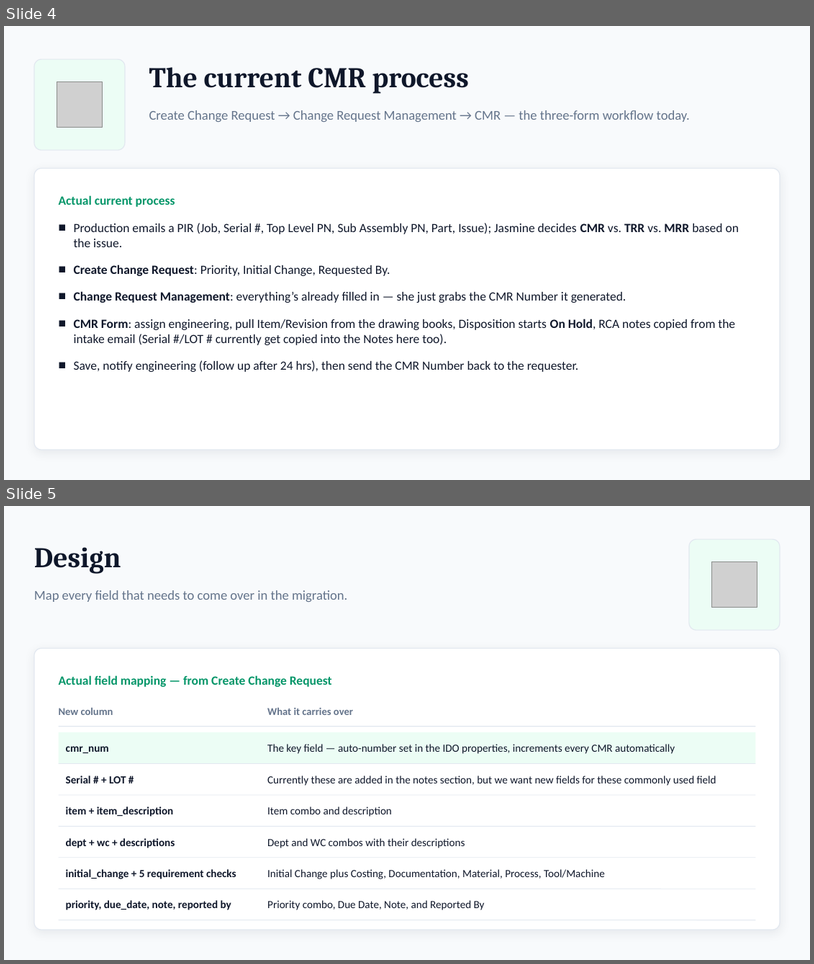
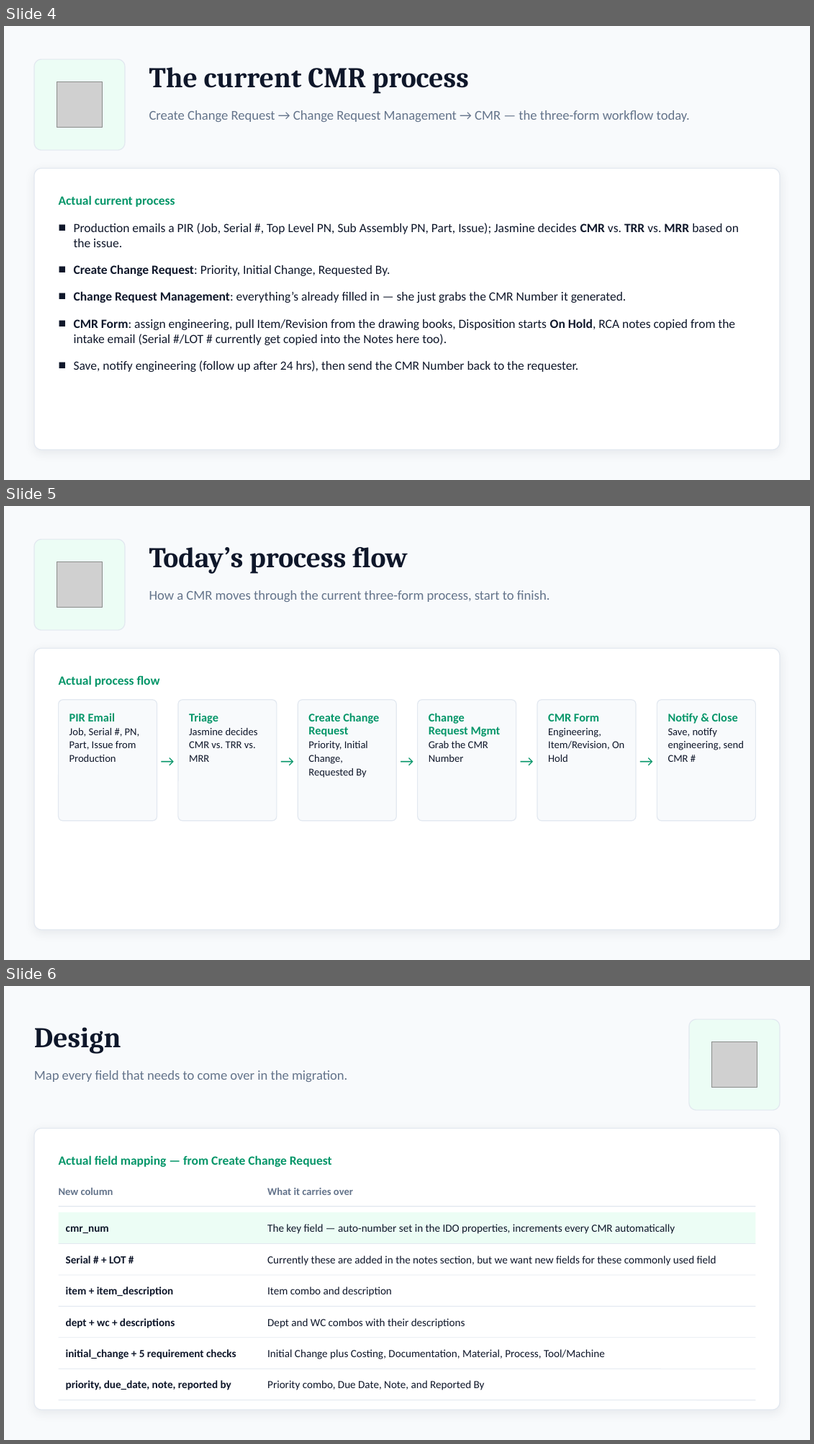
Before and after one commit to Enflite/eCMRs, a slide deck: docs/presentations/eCMRs_plan.pptx. Shown one above the other, each under a label of ours: slides 4 and 5 before the commit, slides 4, 5 and 6 after it. The pictures are 814x964 and 814x1444 pixels, drawn with LibreOffice and Linux fonts; fonts in the diff are those of the drawing; grey boxes stand for pictures. Boxes give left, top, right and bottom in pixels: in the first picture for what was removed or moved away, otherwise in the second. Text is boxed around its words. In the diff, an @@ line names an element or a change of style, - is before the commit and + after.

```diff
--- a/docs/presentations/eCMRs_plan.pptx
+++ b/docs/presentations/eCMRs_plan.pptx
@@ slide 5 added at bbox=[4, 506, 810, 960], background #F8FAFC @@
@@ rounded rectangle added at bbox=[34, 539, 125, 630], fill #ECFDF5, outline #E2E8F0 1 pt @@
@@ text added at bbox=[149, 547, 408, 574], 34 pt, text #0F172A, bold @@
+Today’s process flow
@@ picture added at bbox=[57, 562, 103, 608] @@
@@ text added at bbox=[149, 590, 550, 602], 16 pt, text #64748B @@
+How a CMR moves through the current three-form process, start to finish.
@@ rounded rectangle added at bbox=[34, 648, 780, 929], fill #FFFFFF, outline #E2E8F0 1 pt @@
@@ text added at bbox=[59, 675, 160, 687], 15 pt, text #059669, bold @@
+Actual process flow
@@ rounded rectangle added at bbox=[59, 700, 157, 821], fill #F8FAFC, outline #E2E8F0 1 pt @@
@@ text added at bbox=[157, 700, 178, 821], 18 pt, text #059669 @@
+→
@@ rounded rectangle added at bbox=[178, 700, 277, 821], fill #F8FAFC, outline #E2E8F0 1 pt @@
@@ text added at bbox=[277, 700, 298, 821], 18 pt, text #059669 @@
+→
@@ rounded rectangle added at bbox=[298, 700, 396, 821], fill #F8FAFC, outline #E2E8F0 1 pt @@
@@ text added at bbox=[396, 700, 418, 821], 18 pt, text #059669 @@
+→
@@ rounded rectangle added at bbox=[418, 700, 517, 821], fill #F8FAFC, outline #E2E8F0 1 pt @@
@@ text added at bbox=[517, 700, 538, 821], 18 pt, text #059669 @@
+→
@@ rounded rectangle added at bbox=[538, 700, 636, 821], fill #F8FAFC, outline #E2E8F0 1 pt @@
@@ text added at bbox=[636, 700, 657, 821], 18 pt, text #059669 @@
+→
@@ rounded rectangle added at bbox=[657, 700, 756, 821], fill #F8FAFC, outline #E2E8F0 1 pt @@
@@ text added at bbox=[70, 713, 140, 762], 12.5 pt, text #0F172A @@
+PIR Email
+Job, Serial #, PN, Part, Issue from Production
@@ text added at bbox=[189, 713, 258, 762], 12.5 pt, text #0F172A @@
+Triage
+Jasmine decides CMR vs. TRR vs. MRR
@@ text added at bbox=[309, 713, 379, 777], 12.5 pt, text #0F172A @@
+Create Change Request
+Priority, Initial Change, Requested By
@@ text added at bbox=[429, 713, 501, 762], 14 pt, text #059669, bold @@
+Change Request Mgmt
+Grab the CMR Number
@@ text added at bbox=[548, 713, 625, 762], 12.5 pt, text #0F172A @@
+CMR Form
+Engineering, Item/Revision, On Hold
@@ text added at bbox=[669, 713, 744, 762], 12.5 pt, text #0F172A @@
+Notify & Close
+Save, notify engineering, send CMR #
@@ what was slide 5 is now slide 6 @@
```
